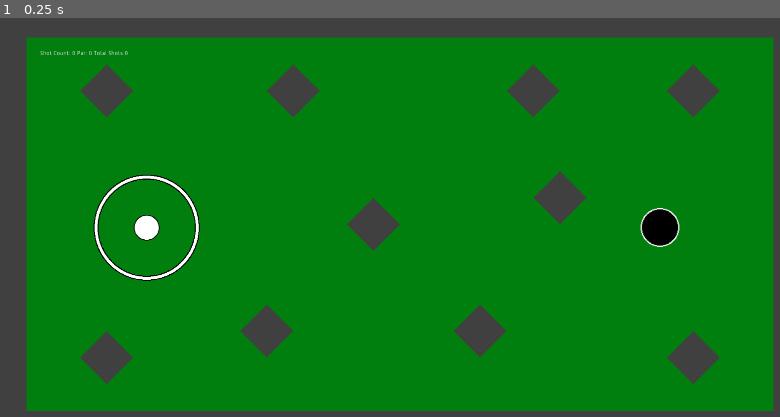
Above: before the commit, frame 1.
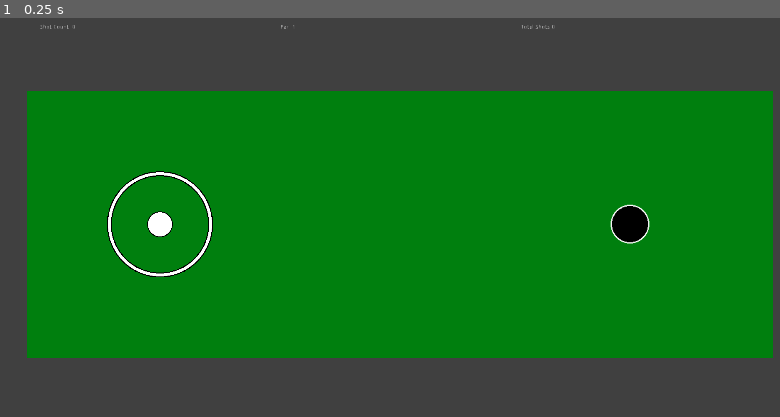
Above: after the commit, the same moment.

Repository: Beetron/2dgolf
Game: Godot game, scene res://Level A.tscn
Same seed, same stepped clock (60 frames per second), same inputs: the game is played once before the commit and once after it. Before the commit the project starts from res://Level I.tscn.
Inputs:
- Up to frame 1 (0.25 s): no input

The runs differ from the first frame. In frame 1, 30% of the frame differs, in the area x 3-100%, y 1-99%.

Commit message:
Fixed resolution problems, got scorecard working.

Diff:
--- a/Ball.gd
+++ b/Ball.gd
@@ -25,8 +25,8 @@
 				ring.visible = true
 			else:
 				#Execute a hit if within the threshold of the ring
-				if (self.global_position.distance_to(event.global_position) > hitThreshold && ring.visible == true):
-					var hit = (self.global_position - event.global_position) * power
+				if (self.global_position.distance_to(event.position) > hitThreshold && ring.visible == true):
+					var hit = (self.global_position - event.position) * power
 					apply_central_impulse(hit)
 					readyToHit = false
 					ring.visible = false
--- a/GUI.tscn
+++ b/GUI.tscn
@@ -21,22 +21,26 @@
 size_flags_vertical = 3
 
 [node name="Shot Count" type="Label" parent="HBoxContainer"]
-margin_top = 63.0
-margin_bottom = 77.0
+margin_right = 573.0
+margin_bottom = 140.0
+size_flags_horizontal = 3
+size_flags_vertical = 3
 script = ExtResource( 2 )
 __meta__ = {
 "_edit_use_anchors_": false
 }
 
 [node name="Par" type="Label" parent="HBoxContainer"]
-margin_left = 4.0
-margin_top = 63.0
-margin_right = 4.0
-margin_bottom = 77.0
+margin_left = 577.0
+margin_right = 1150.0
+margin_bottom = 140.0
+size_flags_horizontal = 3
+size_flags_vertical = 3
 
 [node name="TotalShots" type="Label" parent="HBoxContainer"]
-margin_left = 8.0
-margin_top = 63.0
-margin_right = 8.0
-margin_bottom = 77.0
+margin_left = 1154.0
+margin_right = 1728.0
+margin_bottom = 140.0
+size_flags_horizontal = 3
+size_flags_vertical = 3
 script = ExtResource( 3 )
--- a/Game Over.tscn
+++ b/Game Over.tscn
@@ -1,10 +1,12 @@
-[gd_scene load_steps=2 format=2]
+[gd_scene load_steps=3 format=2]
 
+[ext_resource path="res://GameOverWorld.gd" type="Script" id=1]
 [ext_resource path="res://Scorecard.tscn" type="PackedScene" id=8]
 
 [node name="Main" type="Node"]
 
 [node name="World" type="Node" parent="."]
+script = ExtResource( 1 )
 
 [node name="Scorecard" parent="World" instance=ExtResource( 8 )]
 margin_left = 683.0
--- /dev/null
+++ b/GameOverWorld.gd
@@ -0,0 +1,5 @@
+extends Node
+
+func _ready():
+	get_node("Scorecard").updateScorecard()
+	return
--- a/GlobalPlayerVars.gd
+++ b/GlobalPlayerVars.gd
@@ -1,6 +1,16 @@
 extends Node
 
 var totalScore = 0
+var par1 = 1
+var par2 = 2
+var par3 = 2
+var par4 = 1
+var par5 = 3
+var par6 = 3
+var par7 = 1
+var par8 = 2
+var par9 = 2
+var shots = []
 
 func _ready():
 	pass
--- a/Level E.tscn
+++ b/Level E.tscn
@@ -159,5 +159,6 @@
 wait_time = 4.0
 [connection signal="shotCountChanged" from="World/Player/Ball" to="World/GUI" method="_on_Ball_shotCountChanged"]
 [connection signal="body_shape_entered" from="World/Hole" to="World" method="_on_Hole_body_shape_entered"]
+[connection signal="timeout" from="World/ScoreCardTimer" to="World" method="_on_ScoreCardTimer_timeout"]
 
 [editable path="World/Player/Ball"]
--- a/Level F.tscn
+++ b/Level F.tscn
@@ -150,17 +150,11 @@
 
 [node name="GUI" parent="World" instance=ExtResource( 5 )]
 
-[node name="Scorecard" type="Control" parent="World" instance=ExtResource( 8 )]
+[node name="Scorecard" parent="World" instance=ExtResource( 8 )]
 visible = false
-anchor_right = 1.0
-anchor_bottom = 0.993
 margin_left = 683.0
 margin_top = 384.0
-margin_right = 1.0
 margin_bottom = 7.56006
-__meta__ = {
-"_edit_use_anchors_": false
-}
 
 [node name="ScoreCardTimer" type="Timer" parent="World"]
 wait_time = 4.0
--- /dev/null
+++ b/Par 1.gd
@@ -0,0 +1,5 @@
+extends Label
+
+func _ready():
+	text = GlobalPlayerVars.par1 as String
+	return
--- /dev/null
+++ b/Par 2.gd
@@ -0,0 +1,5 @@
+extends Label
+
+func _ready():
+	text = GlobalPlayerVars.par2 as String
+	return
--- /dev/null
+++ b/Par 3.gd
@@ -0,0 +1,5 @@
+extends Label
+
+func _ready():
+	text = GlobalPlayerVars.par3 as String
+	return
--- /dev/null
+++ b/Par 4.gd
@@ -0,0 +1,5 @@
+extends Label
+
+func _ready():
+	text = GlobalPlayerVars.par4 as String
+	return
--- /dev/null
+++ b/Par 5.gd
@@ -0,0 +1,5 @@
+extends Label
+
+func _ready():
+	text = GlobalPlayerVars.par5 as String
+	return
--- /dev/null
+++ b/Par 6.gd
@@ -0,0 +1,5 @@
+extends Label
+
+func _ready():
+	text = GlobalPlayerVars.par6 as String
+	return
--- /dev/null
+++ b/Par 7.gd
@@ -0,0 +1,5 @@
+extends Label
+
+func _ready():
+	text = GlobalPlayerVars.par7 as String
+	return
--- /dev/null
+++ b/Par 8.gd
@@ -0,0 +1,5 @@
+extends Label
+
+func _ready():
+	text = GlobalPlayerVars.par8 as String
+	return
--- /dev/null
+++ b/Par 9.gd
@@ -0,0 +1,5 @@
+extends Label
+
+func _ready():
+	text = GlobalPlayerVars.par9 as String
+	return
--- /dev/null
+++ b/Scorecard.gd
@@ -0,0 +1,13 @@
+extends Control
+
+func _ready():
+	pass
+
+func updateScorecard():
+	var count = 1
+	for i in GlobalPlayerVars.shots:
+		get_node("PanelContainer/GridContainer/Shots "+count as String).text = i as String
+		count += 1
+
+	get_node("PanelContainer/GridContainer/Total Shots").text = GlobalPlayerVars.totalScore as String
+	return
--- a/Scorecard.tscn
+++ b/Scorecard.tscn
@@ -1,10 +1,24 @@
-[gd_scene format=2]
+[gd_scene load_steps=12 format=2]
+
+[ext_resource path="res://Scorecard.gd" type="Script" id=1]
+[ext_resource path="res://Par 3.gd" type="Script" id=2]
+[ext_resource path="res://Par 1.gd" type="Script" id=3]
+[ext_resource path="res://Par 9.gd" type="Script" id=4]
+[ext_resource path="res://Par 2.gd" type="Script" id=5]
+[ext_resource path="res://Par 5.gd" type="Script" id=6]
+[ext_resource path="res://Par 6.gd" type="Script" id=7]
+[ext_resource path="res://Par 7.gd" type="Script" id=8]
+[ext_resource path="res://Par 8.gd" type="Script" id=9]
+[ext_resource path="res://Par 4.gd" type="Script" id=10]
+[ext_resource path="res://Total Par.gd" type="Script" id=11]
 
 [node name="Scorecard" type="Control"]
 anchor_right = 1.0
 anchor_bottom = 0.993
 margin_right = 1.0
 margin_bottom = 7.55994
+rect_scale = Vector2( 3.2098, 3.2098 )
+script = ExtResource( 1 )
 __meta__ = {
 "_edit_use_anchors_": false
 }
@@ -12,6 +26,9 @@
 [node name="PanelContainer" type="PanelContainer" parent="."]
 margin_right = 14.0
 margin_bottom = 14.0
+__meta__ = {
+"_edit_use_anchors_": false
+}
 
 [node name="GridContainer" type="GridContainer" parent="PanelContainer"]
 margin_left = 7.0
@@ -99,60 +116,70 @@
 margin_top = 18.0
 margin_right = 47.0
 margin_bottom = 32.0
+script = ExtResource( 3 )
 
 [node name="Par 2" type="Label" parent="PanelContainer/GridContainer"]
 margin_left = 51.0
 margin_top = 18.0
 margin_right = 59.0
 margin_bottom = 32.0
+script = ExtResource( 5 )
 
 [node name="Par 3" type="Label" parent="PanelContainer/GridContainer"]
 margin_left = 63.0
 margin_top = 18.0
 margin_right = 71.0
 margin_bottom = 32.0
+script = ExtResource( 2 )
 
 [node name="Par 4" type="Label" parent="PanelContainer/GridContainer"]
 margin_left = 75.0
 margin_top = 18.0
 margin_right = 83.0
 margin_bottom = 32.0
+script = ExtResource( 10 )
 
 [node name="Par 5" type="Label" parent="PanelContainer/GridContainer"]
 margin_left = 87.0
 margin_top = 18.0
 margin_right = 95.0
 margin_bottom = 32.0
+script = ExtResource( 6 )
 
 [node name="Par 6" type="Label" parent="PanelContainer/GridContainer"]
 margin_left = 99.0
 margin_top = 18.0
 margin_right = 107.0
 margin_bottom = 32.0
+script = ExtResource( 7 )
 
 [node name="Par 7" type="Label" parent="PanelContainer/GridContainer"]
 margin_left = 111.0
 margin_top = 18.0
 margin_right = 119.0
 margin_bottom = 32.0
+script = ExtResource( 8 )
 
 [node name="Par 8" type="Label" parent="PanelContainer/GridContainer"]
 margin_left = 123.0
 margin_top = 18.0
 margin_right = 131.0
 margin_bottom = 32.0
+script = ExtResource( 9 )
 
 [node name="Par 9" type="Label" parent="PanelContainer/GridContainer"]
 margin_left = 135.0
 margin_top = 18.0
 margin_right = 143.0
 margin_bottom = 32.0
+script = ExtResource( 4 )
 
 [node name="Total Par" type="Label" parent="PanelContainer/GridContainer"]
 margin_left = 147.0
 margin_top = 18.0
 margin_right = 178.0
 margin_bottom = 32.0
+script = ExtResource( 11 )
 
 [node name="Shots" type="Label" parent="PanelContainer/GridContainer"]
 margin_top = 36.0
--- /dev/null
+++ b/Total Par.gd
@@ -0,0 +1,5 @@
+extends Label
+
+func _ready():
+	text = (GlobalPlayerVars.par1 + GlobalPlayerVars.par2 + GlobalPlayerVars.par3 + GlobalPlayerVars.par4 + GlobalPlayerVars.par5 + GlobalPlayerVars.par6 + GlobalPlayerVars.par7 + GlobalPlayerVars.par8 + GlobalPlayerVars.par9) as String
+	return
--- a/World D.gd
+++ b/World D.gd
@@ -1,6 +1,6 @@
 extends "res://World.gd"
 
-export var par = 0
+var par = GlobalPlayerVars.par4
 
 func change_level():
 	get_tree().change_scene("res://Level E.tscn")
--- a/World I.gd
+++ b/World I.gd
@@ -1,6 +1,6 @@
 extends "res://World.gd"
 
-export var par = 0
+var par = GlobalPlayerVars.par9
 
 func change_level():
 	#game over
--- a/World.gd
+++ b/World.gd
@@ -4,6 +4,7 @@
 onready var deadzoneLabel = $"Player/Ball/DeadzoneLabel"
 
 var timer
+var ballInHole = false
 
 # Called when the node enters the scene tree for the first time.
 func _ready():
@@ -21,15 +22,17 @@
 
 
 func _on_Hole_body_shape_entered(body_id, body, body_shape, area_shape):
-	if(body.name == "Ball"):
+	if(body.name == "Ball" and ballInHole == false):
+		ballInHole = true #So we don't count an accidental double collision as two shots
+		GlobalPlayerVars.shots.append((get_node("Player/Ball").shotCount))
 		#start timer
 		get_node("ScoreCardTimer").start()
 		#show scorecard
+		get_node("Scorecard").updateScorecard()
 		get_node("Scorecard").visible = true
 	return
 
 func change_level():
-	get_node("Player/Ball").shotCount = 0
 	pass
 
 func _on_ScoreCardTimer_timeout():
--- a/World_A.gd
+++ b/World_A.gd
@@ -1,6 +1,6 @@
 extends "res://World.gd"
 
-export var par = 7
+var par = GlobalPlayerVars.par1
 
 func change_level():
 	get_tree().change_scene("res://Level B.tscn")
--- a/World_B.gd
+++ b/World_B.gd
@@ -1,6 +1,6 @@
 extends "res://World.gd"
 
-export var par = 0
+var par = GlobalPlayerVars.par2
 
 func change_level():
 	get_tree().change_scene("res://Level C.tscn")
--- a/World_C.gd
+++ b/World_C.gd
@@ -1,6 +1,6 @@
 extends "res://World.gd"
 
-export var par = 0
+var par = GlobalPlayerVars.par3
 
 func change_level():
 	get_tree().change_scene("res://Level D.tscn")
--- a/World_E.gd
+++ b/World_E.gd
@@ -1,6 +1,6 @@
 extends "res://World.gd"
 
-export var par = 0
+var par = GlobalPlayerVars.par5
 
 func change_level():
 	get_tree().change_scene("res://Level F.tscn")
--- a/World_F.gd
+++ b/World_F.gd
@@ -1,6 +1,6 @@
 extends "res://World.gd"
 
-export var par = 0
+var par = GlobalPlayerVars.par6
 
 func change_level():
 	get_tree().change_scene("res://Level G.tscn")
--- a/World_G.gd
+++ b/World_G.gd
@@ -1,6 +1,6 @@
 extends "res://World.gd"
 
-export var par = 0
+var par = GlobalPlayerVars.par7
 
 func change_level():
 	get_tree().change_scene("res://Level H.tscn")
--- a/World_H.gd
+++ b/World_H.gd
@@ -1,6 +1,6 @@
 extends "res://World.gd"
 
-export var par = 0
+var par = GlobalPlayerVars.par8
 
 func change_level():
 	get_tree().change_scene("res://Level I.tscn")
--- a/project.godot
+++ b/project.godot
@@ -16,7 +16,7 @@
 [application]
 
 config/name="2D Golf"
-run/main_scene="res://Level I.tscn"
+run/main_scene="res://Level A.tscn"
 config/icon="res://icon.png"
 
 [autoload]
@@ -27,7 +27,7 @@
 
 window/size/width=1920
 window/size/height=1080
-window/stretch/mode="viewport"
+window/stretch/mode="2d"
 window/stretch/aspect="keep"
 
 [rendering]
